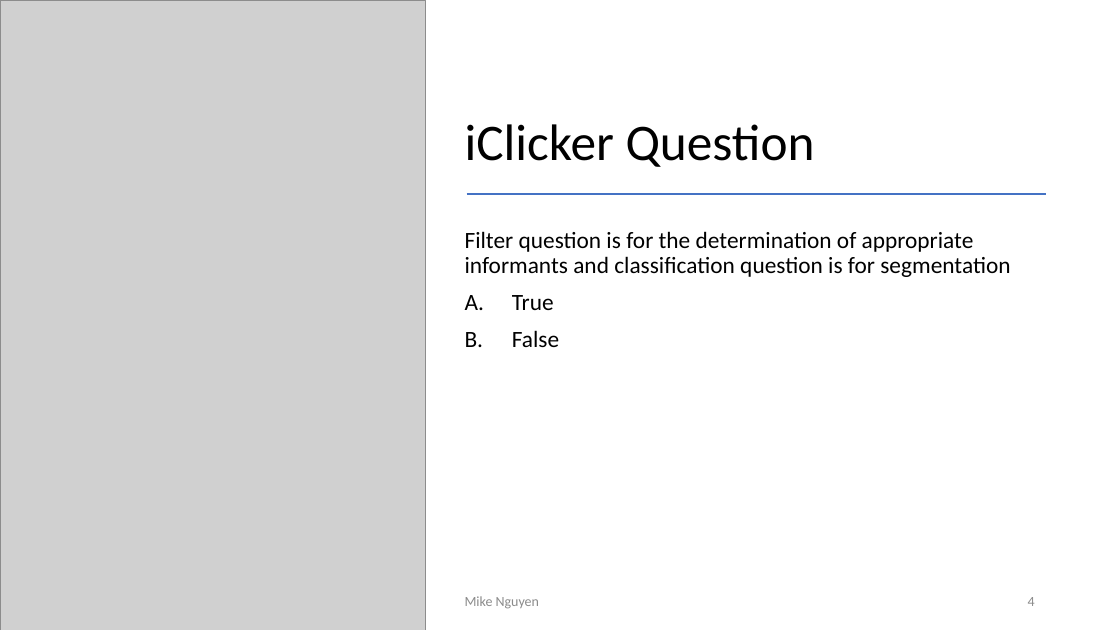
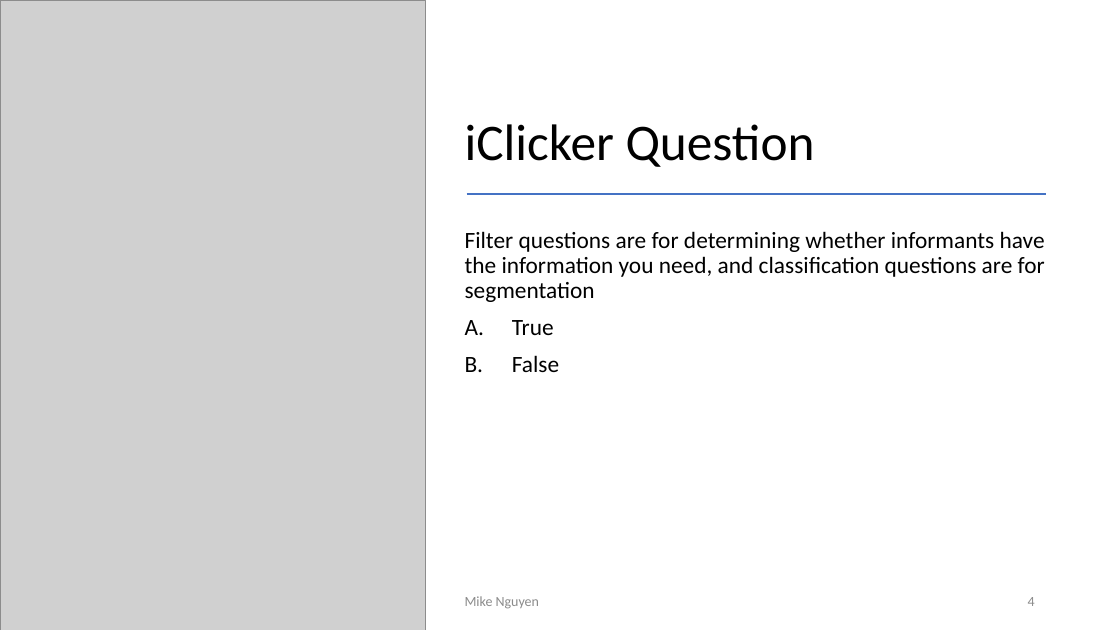
Before and after one commit to mikenguyen13/mar4050_S22, a slide deck: slide 4 of lectures/6/2_Questionnaire Analysis.pptx. Drawn at 1120x630 pixels with LibreOffice and Linux fonts; fonts in the diff are those of the drawing; grey boxes stand for pictures. Boxes give left, top, right and bottom in pixels: in the first picture for what was removed or moved away, otherwise in the second. Text is boxed around its words. In the diff, an @@ line names an element or a change of style, - is before the commit and + after.

```diff
--- a/lectures/6/2_Questionnaire Analysis.pptx
+++ b/lectures/6/2_Questionnaire Analysis.pptx
@@ text at <box>465,231,1045,302</box>: text changed @@
-Filter question is for the determination of appropriate informants and classification question is for segmentation
+Filter questions are for determining whether informants have the information you need, and classification questions are for segmentation
```
Also in this commit, not shown: 7 other slides changed, 1 other file.
